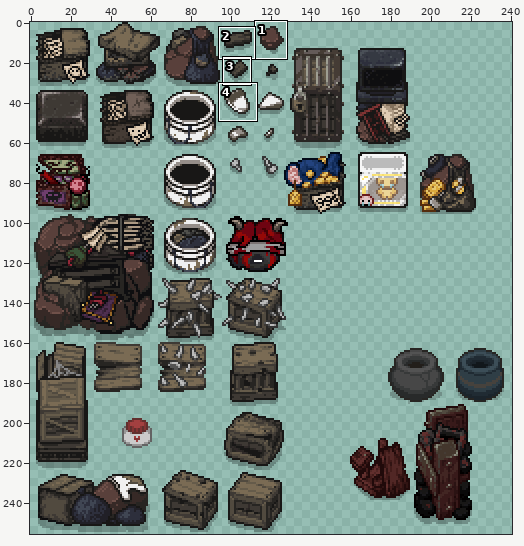
Sprite sheet -- resources/gfx/grid/rocks_hoardbasement.png. Above: a wide view before the commit, with the close-up outlined.
Close-up. Earlier state:
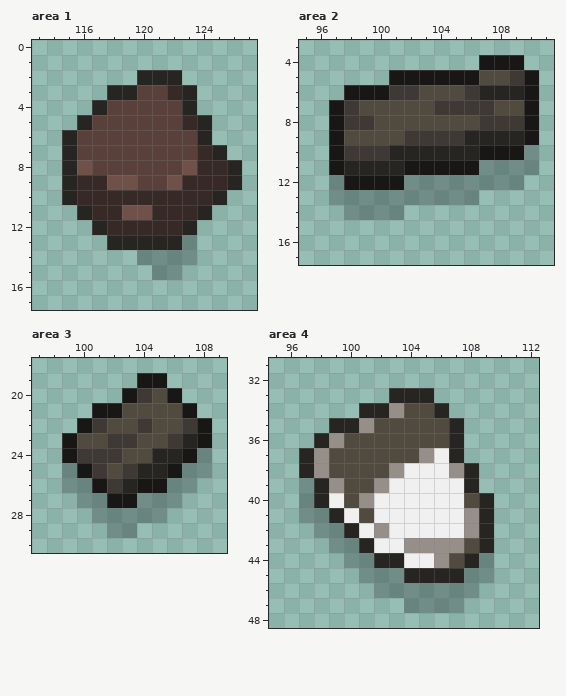
The file is 256x256 pixels. Pixels under 10% opacity are left out. Colours within 5 levels of each other are drawn and written as one. Shown: area 1: x 113..127, y 0..17; area 2: x 95..111, y 3..17; area 3: x 97..109, y 18..30; area 4: x 95..112, y 31..48. The wide view leaves out empty margins. The commit also changed other parts of the picture, which this record leaves out.
New version:
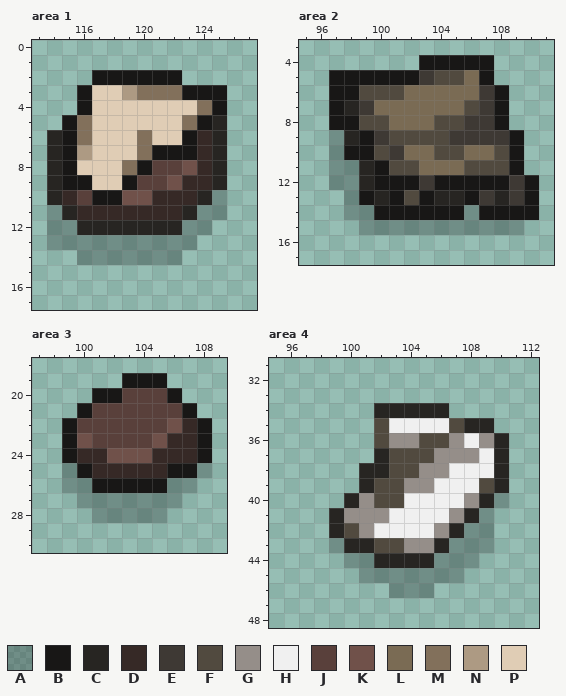
Palette (. is transparent): A #00000040  B #181716  C #272522  D #362926  E #3e3934  F #514a3f  G #958e89  H #f0f0f0  J #59403b  K #70514a  L #7a6b54  M #82705b  N #ad9a83  P #e0cdb5
What changed:
Area 1:
y 2: x 117..122 ...CCC -> BBBBBB
y 3: x 116..125 ..CCJJDC.. -> BPPNMMMBBB
y 4: x 116..125 .CJJJJJC.. -> BPPPPPPPMB
y 5: x 115..125 .CJJJJJJDC. -> BMPPPPPPMBC
y 6: x 114..125 .CJJJJJJJJC. -> CBMPPPMPPBDC
y 7: x 114..123 .CJJJJJJJJ -> CBNPPPMBBB
y 8: x 114..120 .CKJJJJ -> CBPPPMB; x 125..126 DC -> C.
y 9: x 114..119 .CDDKK -> CBBPPB; x 125..126 DC -> C.
y 10: x 114..120 .CDDDDD -> CDJBBKK; x 124..125 DC -> CA
y 11: x 114..116 ..C -> ACD; x 119..120 KK -> DD; x 123..125 DC. -> CAA
y 12: x 114..116 ... -> AAC; x 118..124 DDDDDC. -> CCCCCAA
y 13: x 114..122 ....CCCCC -> AAAAAAAAA
y 14: x 116..119 .... -> AAAA; x 123 A -> .
y 15: x 121..122 AA -> ..
Area 2:
y 4: x 103..106 .... -> BBBB; x 108..109 BB -> ..
y 5: x 97..100 .... -> BBBB; x 103..110 BBBBFFEB -> EFFLB...
y 6: x 97 . -> B; x 99..110 BBEEFFFECCCB -> FFFLLLLLEB..
y 7: x 98..106 EFFFFFEEE -> CELLLLLLF; x 108..110 FFB -> B..
y 8: x 98..99 EE -> BF; x 101..103 FFF -> LLL; x 106 F -> E; x 108..110 EEB -> B..
y 9: x 97..100 BFFF -> ACBE; x 102..104 EEE -> FFF; x 106..110 CCCCB -> EEEB.
y 10: x 97..108 BEEECCCCCCBB -> ABBFELLFFLLF; x 110 A -> .
y 11: x 97..98 BC -> AA; x 100..110 CCBBBBBAAAA -> BFFLLLFFFB.
y 12: x 98..99 BB -> AC; x 102..110 AAAAAAAA. -> BEBBBBBEB
y 13: x 97 A -> .; x 99..110 AAAAAAAA.... -> BCBFBCCBECEB
y 14: x 100..110 AA......... -> BBBBBBABBBB
y 15: x 99..109 ........... -> AAAAAAAAAAA
Area 3:
y 19: x 103 . -> B
y 20: x 101..105 ..BEF -> BBJJJ
y 21: x 100..106 .BBFFFF -> BJJJJJJ
y 22: x 99..107 .BEFFEFFE -> BJJJJJJKD
y 23: x 100..107 FFEEFFEC -> KJJJJKDD
y 24: x 100..108 EEEFFCCBA -> DDKKKDDDB
y 25: x 101..105 EFECC -> DDDDD; x 107 A -> B
y 26: x 102..103 EC -> BB
y 27: x 102..103 BB -> AA
y 29: x 102..103 AA -> ..
Area 4:
y 33: x 103..105 CCC -> ...
y 34: x 101 C -> .; x 103..105 GFF -> CCC
y 35: x 99..101 CCG -> ...; x 103..109 FFFFC.. -> HHHHFCC
y 36: x 98..101 CGFF -> ....; x 103..104 FF -> GG; x 107..110 C... -> GHGC
y 37: x 97..102 CGFFFF -> .....C; x 105..110 GHC... -> FGGGHC
y 38: x 97..110 CGFFFFGHHHGC.. -> ....CCFFGGHHHC
y 39: x 97..105 ACGFFGHHH -> ....CFFGG; x 108..110 C.. -> HFC
y 40: x 97..100 ACHF -> ...C; x 102..103 HH -> FF; x 108 F -> G; x 110 . -> A
y 41: x 97..98 AA -> ..; x 100..102 HFH -> GGG; x 107..109 HGC -> GCA
y 42: x 98..102 AACHG -> .CFGH; x 106..109 HHGC -> GCAA
y 43: x 100 A -> C; x 102..103 HH -> FF; x 106..109 GGFC -> CAAA
y 44: x 104..109 HHGFCA -> CCAAA.
y 45: x 104..109 CCCCAA -> AAAA..
y 46: x 102 A -> .; x 106..108 AAA -> ...
y 47: x 104..107 AAAA -> ....
Boxes around the changes in both close-ups, in picture pixels (x1, y1, x2, y2):
changed: (47, 70, 242, 280)
changed: (329, 55, 539, 235)
changed: (62, 373, 212, 538)
changed: (299, 388, 509, 613)
